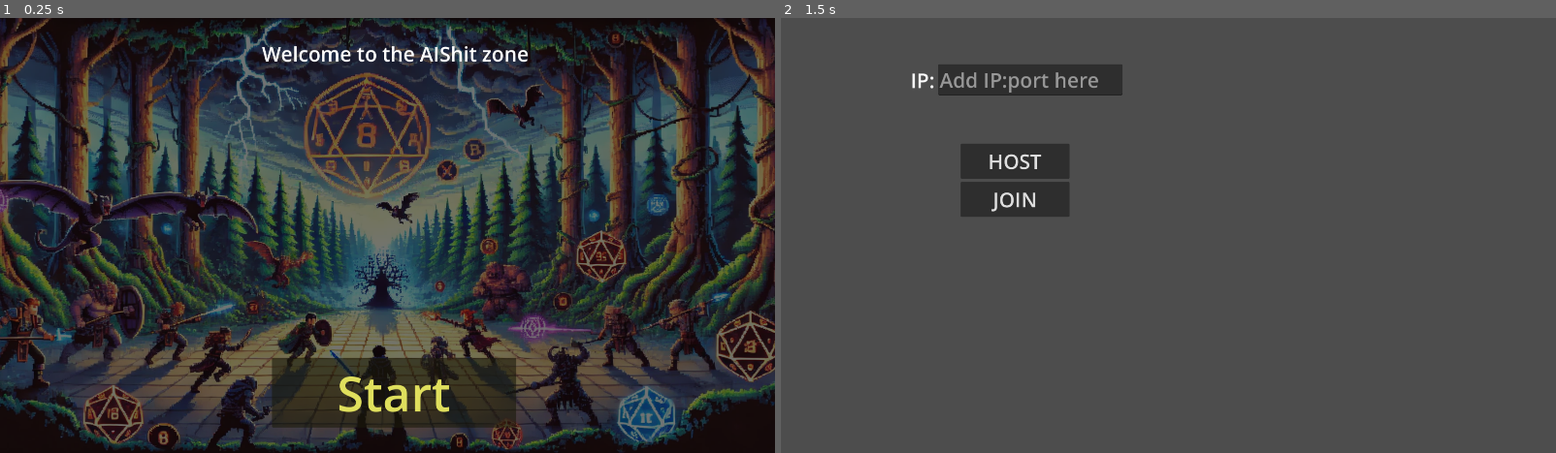
Above: before the commit, frames 1-2 (left to right).
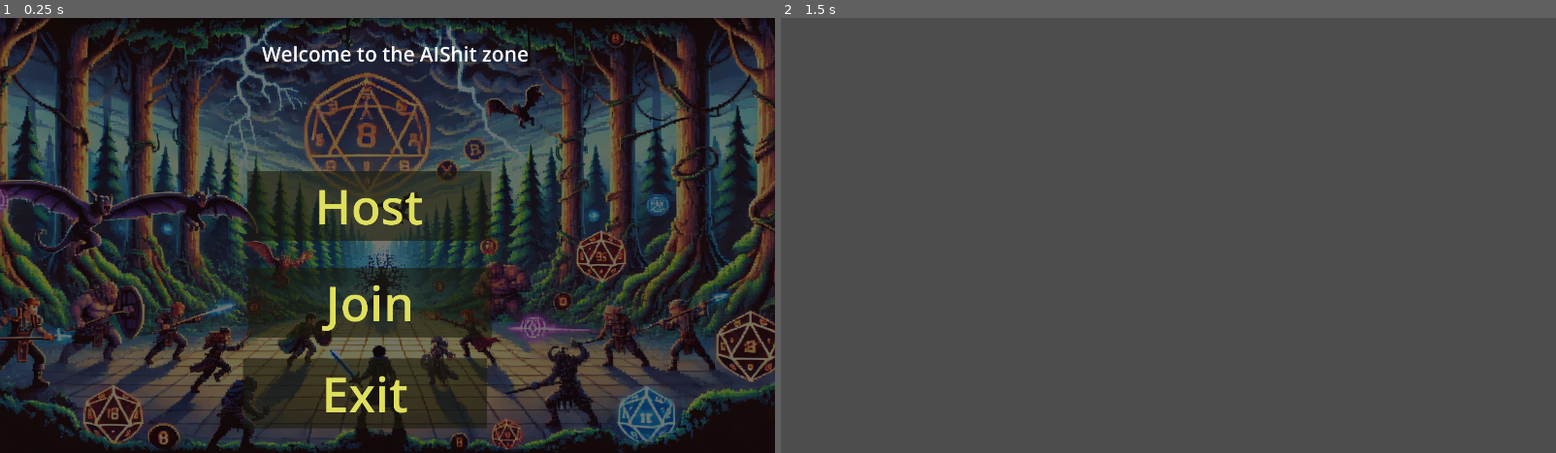
Above: after the commit, the same moments.

Repository: HolkerDev/AIS-zone
Game: Godot game, scene res://menu_scene/menu.tscn
Same seed, same stepped clock (60 frames per second), same inputs: the game is played once before the commit and once after it.
Inputs:
- Up to frame 1 (0.25 s): no input
- Up to frame 2 (1.5 s): click "Start" (after the commit: "Host") at 0.5 s; tap Enter at 1.25 s

The runs differ from the first frame. In frame 1, 9.8% of the frame differs, in the area x 31-67%, y 35-95%; in frame 2, 3.9%.

Commit message:
feat: refactor main scene & fix stupid mistake of another person

Diff:
--- /dev/null
+++ b/host_scene/host.tscn
@@ -0,0 +1,3 @@
+[gd_scene format=3 uid="uid://bc3fyw440fbju"]
+
+[node name="HostScene" type="Node2D"]
--- a/lobby.gd
+++ /dev/null
@@ -1,49 +0,0 @@
-# lobby.gd
-extends Node
-
-const PORT = 4433
-
-func _ready():
-	# Start paused.
-	get_tree().paused = true
-	# You can save bandwidth by disabling server relay and peer notifications.
-	multiplayer.server_relay = false
-
-	# Automatically start the server in headless mode.
-	if DisplayServer.get_name() == "headless":
-		print("Automatically starting dedicated server.")
-		_on_host_pressed.call_deferred()
-
-
-func _on_host_pressed():
-	print("ping")
-	OS.alert("Failed to start multiplayer client.")
-	# Start as server.
-	var peer = ENetMultiplayerPeer.new()
-	peer.create_server(PORT)
-	if peer.get_connection_status() == MultiplayerPeer.CONNECTION_DISCONNECTED:
-		OS.alert("Failed to start multiplayer server.")
-		return
-	multiplayer.multiplayer_peer = peer
-	start_game()
-
-
-func _on_join_pressed():
-	# Start as client.
-	var txt : String = $LineEditIP.text
-	if txt == "":
-		OS.alert("Need a remote to connect to.")
-		return
-	var peer = ENetMultiplayerPeer.new()
-	peer.create_client(txt, PORT)
-	if peer.get_connection_status() == MultiplayerPeer.CONNECTION_DISCONNECTED:
-		OS.alert("Failed to start multiplayer client.")
-		return
-	multiplayer.multiplayer_peer = peer
-	start_game()
-
-
-func start_game():
-	# Hide the UI and unpause to start the game.
-	$UI.hide()
-	get_tree().paused = false
--- /dev/null
+++ b/lobby_scene/lobby.gd
@@ -0,0 +1,47 @@
+# lobby.gd
+extends Node
+
+const PORT = 4433
+
+# func _ready():
+# 	# Start paused.
+# 	get_tree().paused = true
+# 	# You can save bandwidth by disabling server relay and peer notifications.
+# 	multiplayer.server_relay = false
+
+# 	# Automatically start the server in headless mode.
+# 	if DisplayServer.get_name() == "headless":
+# 		print("Automatically starting dedicated server.")
+# 		_on_host_pressed.call_deferred()
+
+func _on_host_pressed():
+	print("ping")
+	OS.alert("Failed to start multiplayer client.")
+	# Start as server.
+	var peer = ENetMultiplayerPeer.new()
+	peer.create_server(PORT)
+	if peer.get_connection_status() == MultiplayerPeer.CONNECTION_DISCONNECTED:
+		OS.alert("Failed to start multiplayer server.")
+		return
+	multiplayer.multiplayer_peer = peer
+	start_game()
+
+func _on_join_pressed():
+	print("ping join")
+	# Start as client.
+	# var txt: String = $LineEditIP.text
+	# if txt == "":
+	# 	OS.alert("Need a remote to connect to.")
+	# 	return
+	# var peer = ENetMultiplayerPeer.new()
+	# peer.create_client(txt, PORT)
+	# if peer.get_connection_status() == MultiplayerPeer.CONNECTION_DISCONNECTED:
+	# 	OS.alert("Failed to start multiplayer client.")
+	# 	return
+	# multiplayer.multiplayer_peer = peer
+	# start_game()
+
+func start_game():
+	# Hide the UI and unpause to start the game.
+	$UI.hide()
+	get_tree().paused = false
--- a/lobby.tscn
+++ b/lobby_scene/lobby.tscn
@@ -1,6 +1,6 @@
 [gd_scene load_steps=3 format=3 uid="uid://c3a0vucsflsiv"]
 
-[ext_resource type="Script" path="res://lobby.gd" id="1_wrg1q"]
+[ext_resource type="Script" path="res://lobby_scene/lobby.gd" id="1_wrg1q"]
 [ext_resource type="Theme" uid="uid://bhundlasnejpw" path="res://h1_text.tres" id="1_yl782"]
 
 [node name="Lobby" type="Node2D"]
@@ -14,23 +14,15 @@
 theme = ExtResource("1_yl782")
 text = "IP:"
 
-[node name="BtnHost" type="Button" parent="."]
-offset_left = 445.0
-offset_top = 312.0
-offset_right = 715.0
-offset_bottom = 399.0
-theme = ExtResource("1_yl782")
-text = "HOST"
-
-[node name="BtnJoin" type="Button" parent="."]
-offset_left = 445.0
-offset_top = 407.0
-offset_right = 715.0
-offset_bottom = 494.0
+[node name="join_btn" type="Button" parent="."]
+offset_left = 451.0
+offset_top = 227.0
+offset_right = 721.0
+offset_bottom = 314.0
 theme = ExtResource("1_yl782")
 text = "JOIN"
 
-[node name="LineEditIP" type="LineEdit" parent="."]
+[node name="ip_et" type="LineEdit" parent="."]
 offset_left = 389.0
 offset_top = 115.0
 offset_right = 846.0
@@ -38,5 +30,5 @@
 theme = ExtResource("1_yl782")
 placeholder_text = "Add IP:port here"
 
-[connection signal="pressed" from="BtnHost" to="." method="_on_host_pressed"]
-[connection signal="pressed" from="BtnJoin" to="." method="_on_join_pressed"]
+[connection signal="pressed" from="join_btn" to="." method="_on_join_pressed"]
+[connection signal="pressed" from="join_btn" to="join_btn" method="_on_join_pressed"]
--- /dev/null
+++ b/menu_scene/exit_game.gd
@@ -0,0 +1,4 @@
+extends Button
+
+func _on_exit_pressed():
+    get_tree().quit()
--- /dev/null
+++ b/menu_scene/host_game.gd
@@ -0,0 +1,4 @@
+extends Button # If attached to a Control node
+
+func _on_pressed():
+	get_tree().change_scene_to_file("res://host_scene/host.tscn")
--- /dev/null
+++ b/menu_scene/join_game.gd
@@ -0,0 +1,4 @@
+extends Button
+
+func _on_join_pressed():
+    get_tree().change_scene_to_file("res://lobby_scene/lobby.tscn")
--- a/menu_scene/menu.tscn
+++ b/menu_scene/menu.tscn
@@ -1,7 +1,9 @@
-[gd_scene load_steps=3 format=3 uid="uid://bucbyhnb1rn30"]
+[gd_scene load_steps=5 format=3 uid="uid://bucbyhnb1rn30"]
 
 [ext_resource type="Texture2D" uid="uid://dw7hl0yh6s0j6" path="res://menu_scene/menu_background.webp" id="1_idcvc"]
-[ext_resource type="Script" path="res://menu_scene/start_button.gd" id="2_uv8ia"]
+[ext_resource type="Script" path="res://menu_scene/host_game.gd" id="2_uv8ia"]
+[ext_resource type="Script" path="res://menu_scene/join_game.gd" id="3_dvc5t"]
+[ext_resource type="Script" path="res://menu_scene/exit_game.gd" id="3_dwk02"]
 
 [node name="menu_scene_root" type="Node2D"]
 
@@ -20,14 +22,36 @@
 theme_override_font_sizes/normal_font_size = 50
 text = "Welcome to the AIShit zone"
 
-[node name="start_game_btn" type="Button" parent="."]
+[node name="host_game_btn" type="Button" parent="."]
 modulate = Color(1, 1, 0.419608, 1)
-offset_left = 674.0
-offset_top = 844.0
-offset_right = 1279.0
-offset_bottom = 1017.0
+offset_left = 612.0
+offset_top = 380.0
+offset_right = 1217.0
+offset_bottom = 553.0
 theme_override_font_sizes/font_size = 120
-text = "Start"
+text = "Host"
 script = ExtResource("2_uv8ia")
 
-[connection signal="pressed" from="start_game_btn" to="start_game_btn" method="_on_pressed"]
+[node name="join_game_btn" type="Button" parent="."]
+modulate = Color(1, 1, 0.419608, 1)
+offset_left = 614.0
+offset_top = 620.0
+offset_right = 1219.0
+offset_bottom = 793.0
+theme_override_font_sizes/font_size = 120
+text = "Join"
+script = ExtResource("3_dvc5t")
+
+[node name="exit_game_btn" type="Button" parent="."]
+modulate = Color(1, 1, 0.419608, 1)
+offset_left = 602.0
+offset_top = 846.0
+offset_right = 1207.0
+offset_bottom = 1019.0
+theme_override_font_sizes/font_size = 120
+text = "Exit"
+script = ExtResource("3_dwk02")
+
+[connection signal="pressed" from="host_game_btn" to="host_game_btn" method="_on_pressed"]
+[connection signal="pressed" from="join_game_btn" to="join_game_btn" method="_on_join_pressed"]
+[connection signal="pressed" from="exit_game_btn" to="exit_game_btn" method="_on_exit_pressed"]
--- a/menu_scene/start_button.gd
+++ /dev/null
@@ -1,4 +0,0 @@
-extends Button  # If attached to a Control node
-
-func _on_pressed():
-	get_tree().change_scene_to_file("res://lobby.tscn")
